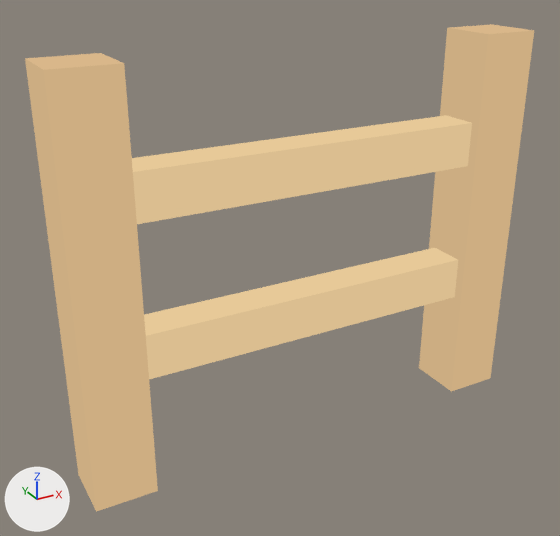
The glTF model art/exports/fence.gltf, before and after one commit.
One viewpoint serves both versions: a camera (50 mm lens) standing at (-0.729, -1.216, 0.987) and looking at (-0.053, 0.015, 0.372). The lights are fixed; the arrows at lower left show +X, +Y and +Z. The picture after the commit comes second. Vertices at exactly the same position are counted once.

Script lines for the objects in view, before the commit:
```python
me_fence = bpy.data.meshes.new('fence')
me_fence.from_pydata(...)  # a box spanning x -0.48..-0.36, y -0.06..0.06, z 0.0..0.8; a box spanning x 0.36..0.48, y -0.06..0.06, z 0.0..0.8; a box spanning x -0.44..0.44, y -0.04..0.04, z 0.235..0.325; a box spanning x -0.44..0.44, y -0.04..0.04, z 0.535..0.625
me_fence.materials.append(mat_bakedpalette)
ob_fence = bpy.data.objects.new('fence', me_fence)
ob_fence.location = (0.0, 0.0, 0.0)
```
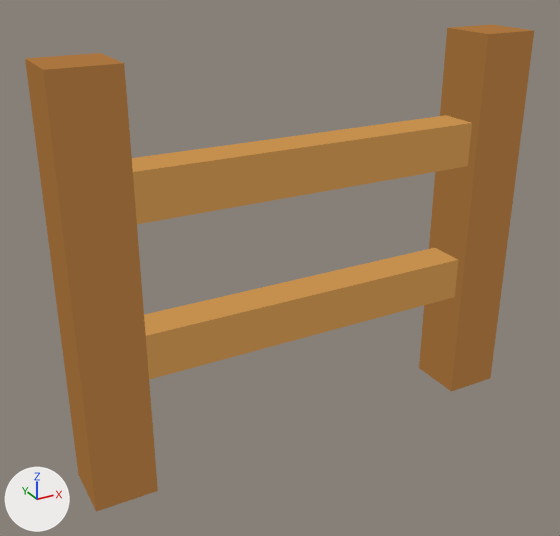
Pixel boxes [x1, y1, x2, y2] of what changed, in the pictures (560 x 536 px):
part 1 of me_fence, recoloured (beige to brown)
    both: [25, 24, 534, 512]
part 2 of me_fence, recoloured
    both: [132, 115, 471, 336]

What changed in the scene script:
```text
Change me_fence:
    where me_fence.from_pydata(...)  # 32 vertices, 48 faces; spans x -0.48..0.48, y -0.06..0.06, z 0.0..0.8
    used by ob_fence; location = (0.0, 0.0, 0.0)
    me_fence part 1: 32 faces centred in x -0.48..0.44, y -0.06..0.04, z 0.235..0.8 are repainted in the vertex colours; the middle colour goes from beige #d0b488 to brown #8c6033
    me_fence part 2: 4 faces centred in x -0.147..0.147, y -0.013..0.013, z 0.325..0.625 are repainted in the vertex colours; the middle colour goes from beige #e7c998 to orange #c58f4d
```
